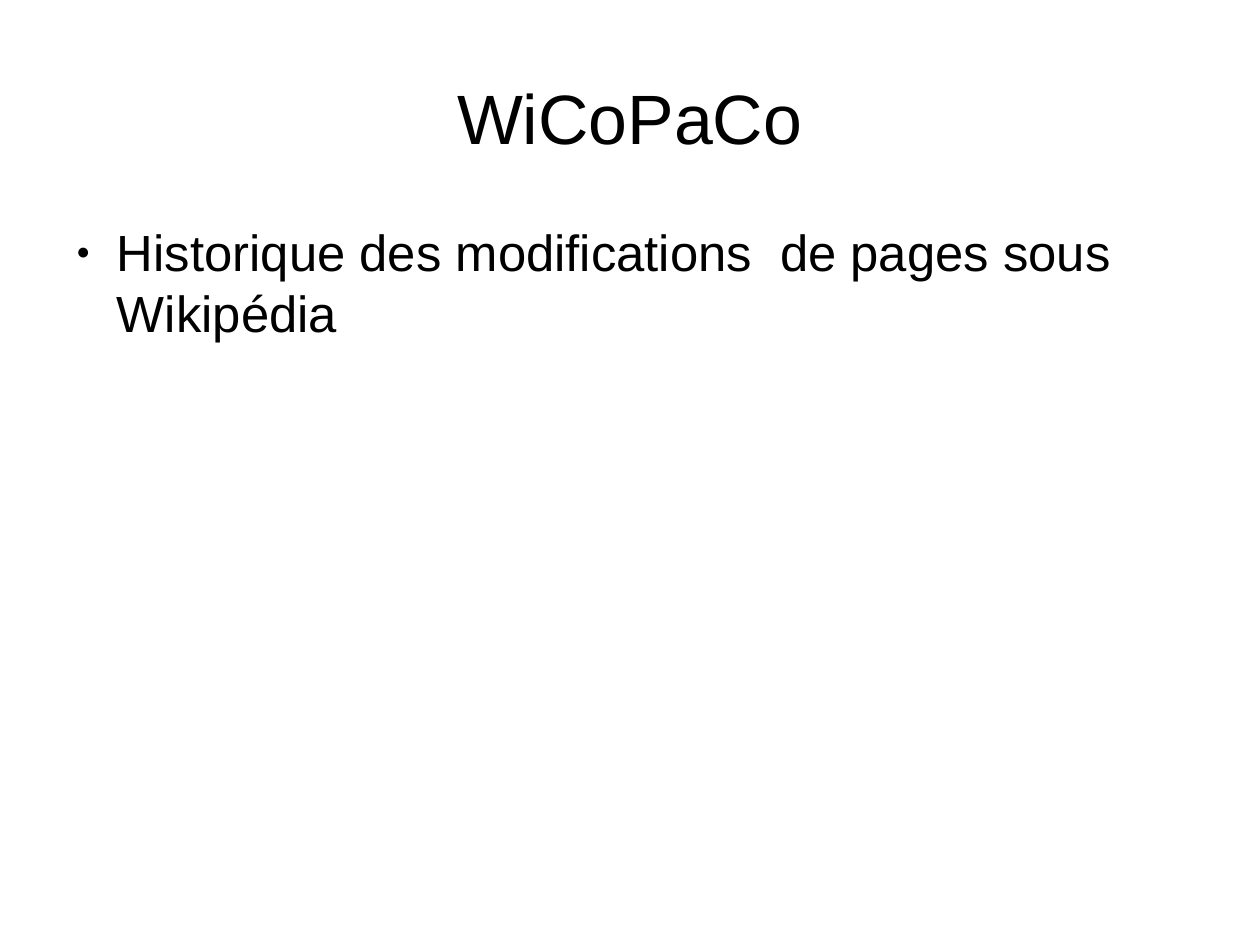
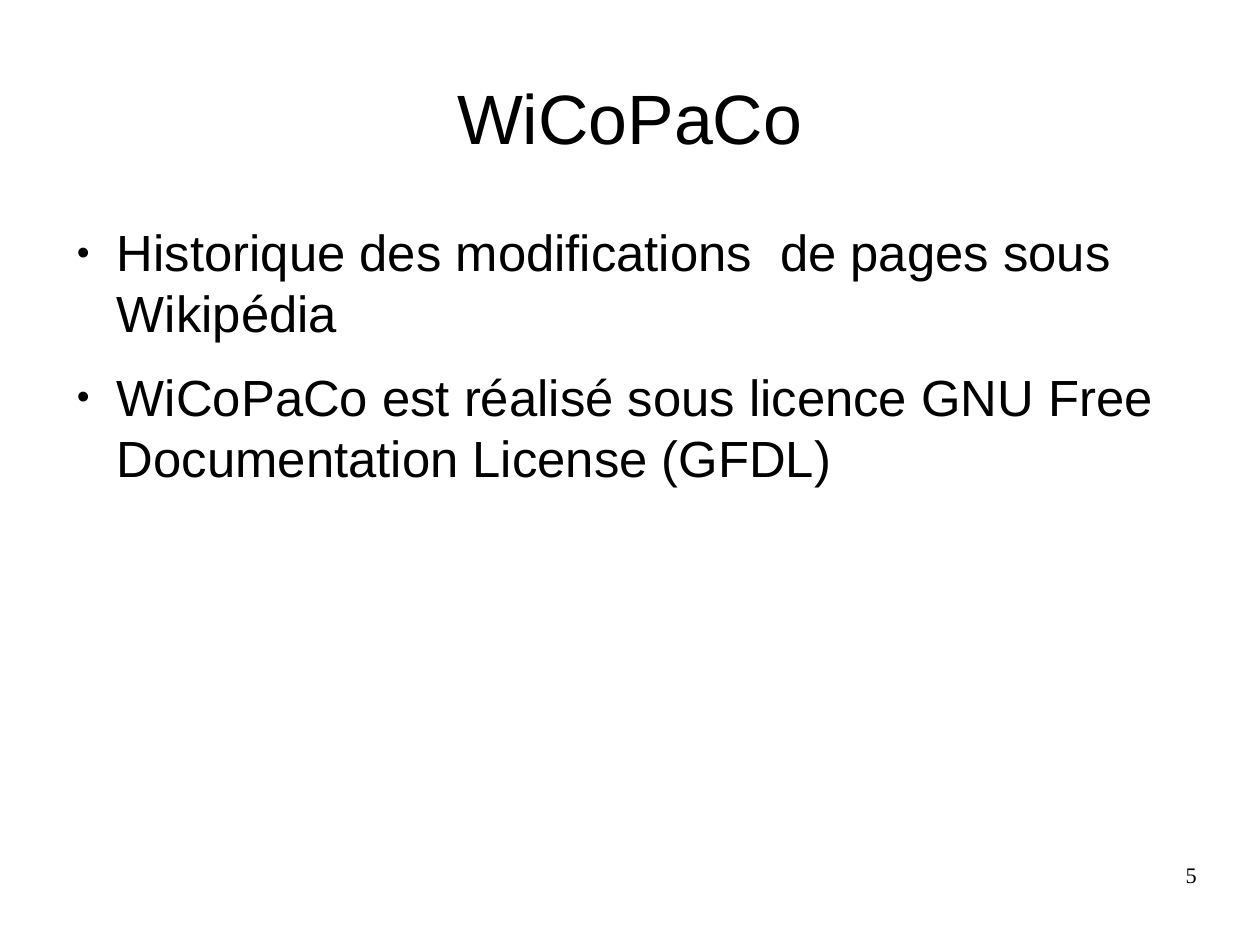
Before and after one commit to Sle3pingForest/StageL3, a slide deck: slide 5 of RapportDamien/presentation.odp. Drawn at 1260x945 pixels with LibreOffice and Linux fonts; fonts in the diff are those of the drawing. Boxes give left, top, right and bottom in pixels: in the first picture for what was removed or moved away, otherwise in the second. Text is boxed around its words. In the diff, an @@ line names an element or a change of style, - is before the commit and + after.

```diff
--- a/RapportDamien/presentation.odp
+++ b/RapportDamien/presentation.odp
@@ text at [117,378,1152,487]: paragraph added @@
+● WiCoPaCo est réalisé sous licence GNU Free Documentation License (GFDL)
@@ page number added at [1186,868,1197,884], 14 pt, text #000000 @@
+5
```
Also in this commit, not shown: 8 other slides changed, 1 other file.
